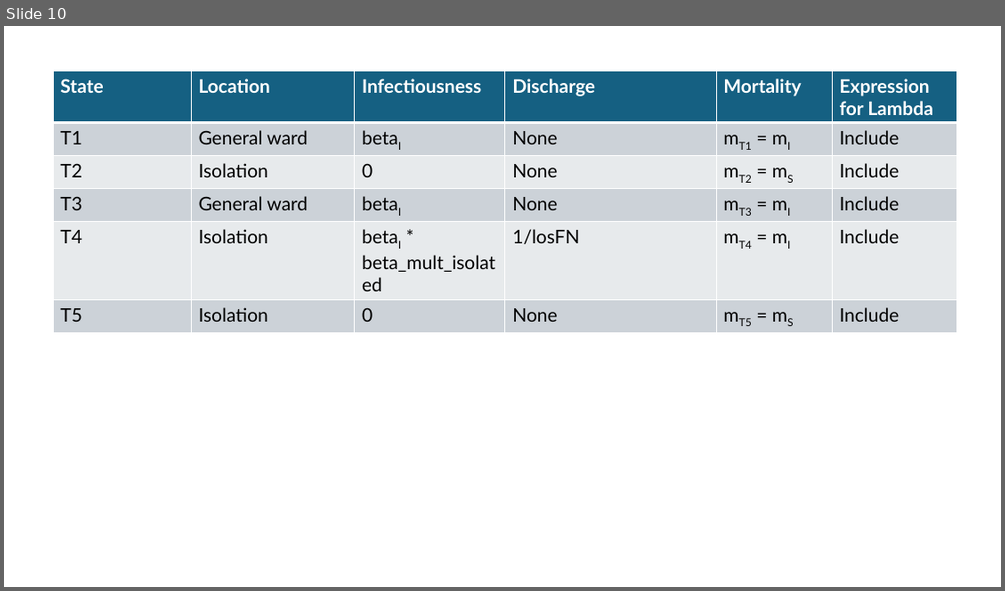
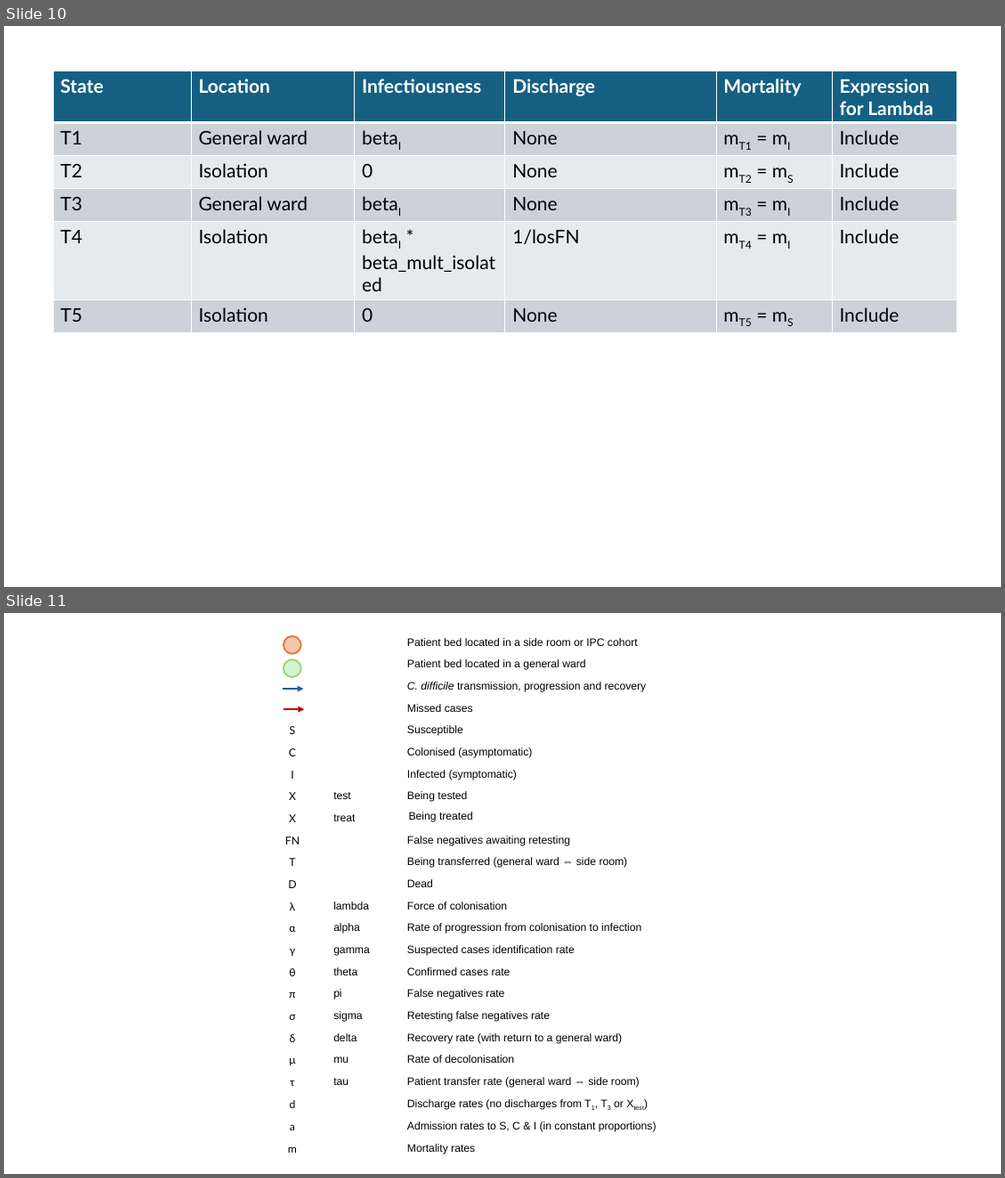
Before and after one commit to LFell/R_Cdiff_Model, a slide deck: Images/261014 Model diagrams with patient transfer.pptx. Shown one above the other, each under a label of ours: slide 10 before the commit, slides 10 and 11 after it. The pictures are 1005x591 and 1005x1178 pixels, drawn with LibreOffice and Linux fonts; fonts in the diff are those of the drawing. Boxes give left, top, right and bottom in pixels: in the first picture for what was removed or moved away, otherwise in the second. Text is boxed around its words. In the diff, an @@ line names an element or a change of style, - is before the commit and + after.

```diff
--- a/Images/261014 Model diagrams with patient transfer.pptx
+++ b/Images/261014 Model diagrams with patient transfer.pptx
@@ slide 11 added at (4,613,1001,1174), background #FFFFFF @@
@@ table added at (255,632,715,1158), 24 rows, 3 columns @@
+ |  | Patient bed located in a side room or IPC cohort
+ |  | Patient bed located in a general ward
+ |  | C. difficile transmission, progression and recovery
+ |  | Missed cases
+S |  | Susceptible
+C |  | Colonised (asymptomatic)
+I |  | Infected (symptomatic)
+X | test | Being tested
+X | treat | Being treated
+FN |  | False negatives awaiting retesting
+T |  | Being transferred (general ward ⇔ side room)
+D |  | Dead
+λ | lambda | Force of colonisation
+α | alpha | Rate of progression from colonisation to infection
+γ | gamma | Suspected cases identification rate
+θ | theta | Confirmed cases rate
+π | pi | False negatives rate
+σ | sigma | Retesting false negatives rate
+δ | delta | Recovery rate (with return to a general ward)
+μ | mu | Rate of decolonisation
+τ | tau | Patient transfer rate (general ward ⇔ side room)
+d |  | Discharge rates (no discharges from T1, T3 or Xtest)
+a |  | Admission rates to S, C & I (in constant proportions)
+m |  | Mortality rates
@@ ellipse added at (283,636,301,654), fill #F6C6AD, outline #E97132 1.5 pt @@
@@ ellipse added at (283,659,301,677), fill #D9F2D0, outline #8ED973 1.5 pt @@
@@ arrow added from (283, 689) to (304, 689), #215F9A 1.5 pt @@
@@ arrow added from (283, 709) to (305, 709), #C00000 1.5 pt @@
```
Also in this commit, not shown: 3 slides changed, 1 other slide added, 4 other files.
